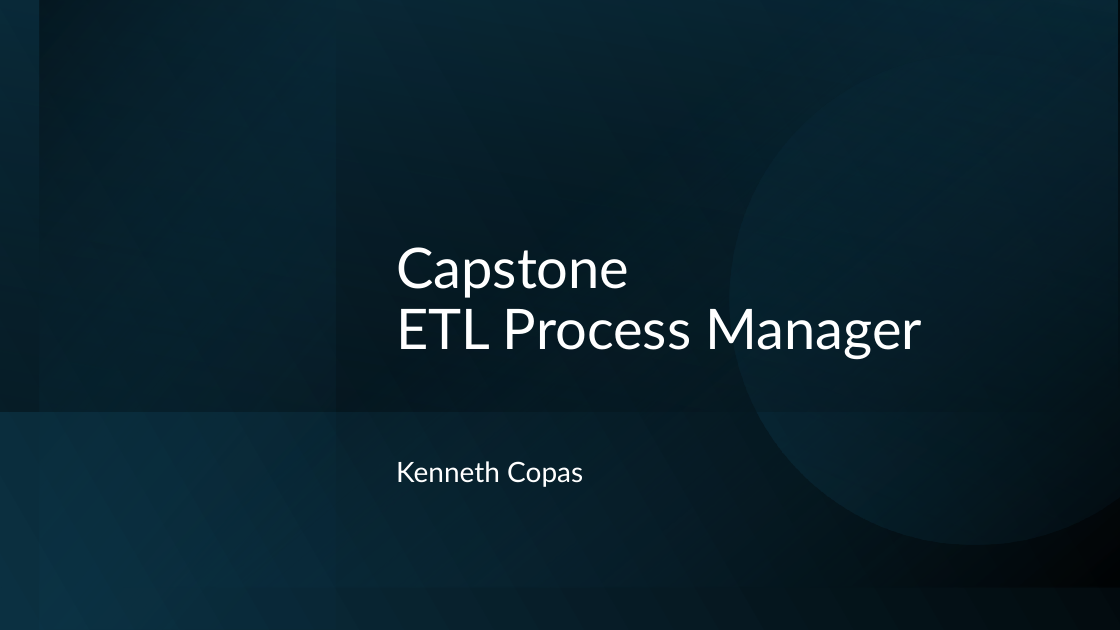
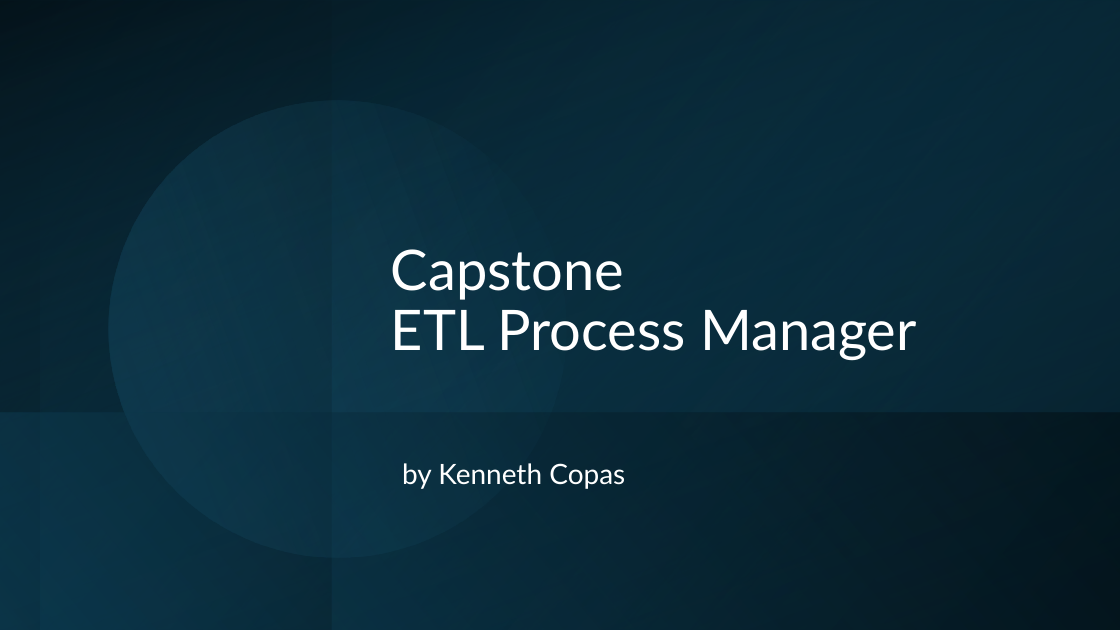
Before and after one commit to kencopas/Projects, a slide deck: slide 1 of Capstone/docs/Project Presentation.pptx. Drawn at 1120x630 pixels with LibreOffice and Linux fonts; fonts in the diff are those of the drawing. Boxes give left, top, right and bottom in pixels: in the first picture for what was removed or moved away, otherwise in the second. Text is boxed around its words. In the diff, an @@ line names an element or a change of style, - is before the commit and + after.

```diff
--- a/Capstone/docs/Project Presentation.pptx
+++ b/Capstone/docs/Project Presentation.pptx
@@ rectangle at [0, 0, 1120, 630]: fill gradient #0B3041 to #000000 to gradient #000000 to #104862 @@
@@ rectangle at [0, 0, 1120, 630]: mirrored; rotation 180 to 0 degrees @@
@@ rectangle at [0, 0, 331, 630]: fill gradient #000000 to #156082 to gradient #104862 to #000000; rotation 0 to 180 degrees @@
@@ rectangle: place and size @@
-rectangle at [0, 0, 1117, 412]
+rectangle at [40, 0, 1120, 630]
@@ rectangle at [40, 0, 1120, 630]: fill gradient #104862 to #000000 to gradient #0B3041 to #156082 @@
@@ rectangle added at [332, 1, 1120, 630], fill gradient #104862 to #000000 @@
@@ freeform shape removed at [632, 0, 1120, 630] @@
@@ ellipse added at [72, 65, 603, 594], fill gradient #156082 to #46B1E1 @@
@@ title "Capstone ETL Process Manager": place and size @@
-title "Capstone ETL Process Manager" at [396, 247, 923, 359]
+title "Capstone ETL Process Manager" at [391, 249, 917, 361]
@@ rectangle added at [0, 413, 1120, 630], fill gradient #104862 to #000000 @@
@@ subtitle at [402, 463, 625, 489]: text changed @@
-Kenneth Copas
+by Kenneth Copas
```
Also in this commit, not shown: 3 other slides changed, 10 slides added, 2 slides removed, 17 other files.
